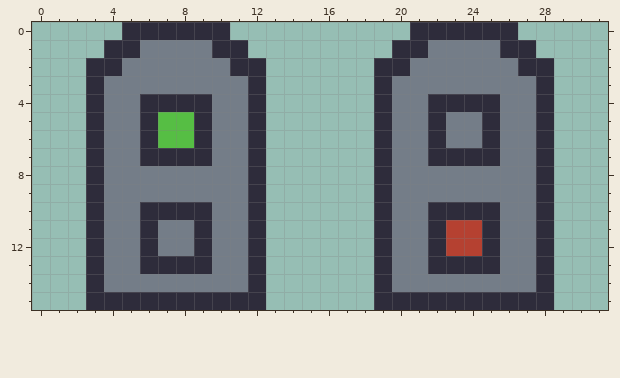
A pixel-art sprite gets an edit: zoo-escape/Assets/Images/SwitchButtons.png. Above is the file before it was changed.
The file is 32x16 pixels.
After the commit:
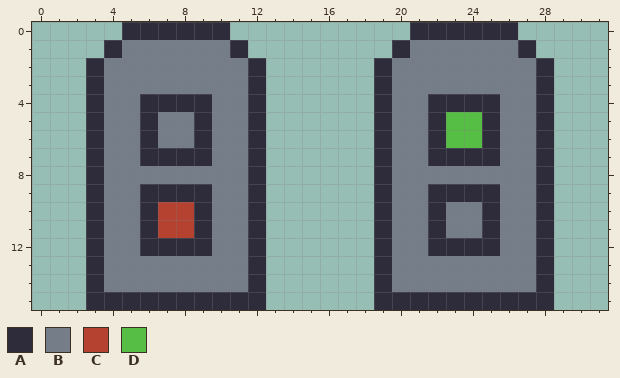
Palette (. is transparent): A #2e2c3b  B #747d88  C #b54131  D #56be44
The edit:
Changed rows in their new state; - is an unchanged pixel.
first column x 4:
 1 -B----B----------B----B-
 2 B------B--------B------B
 5 ---BB--------------DD---
 6 ---BB--------------DD---
 9 --AAAA------------AAAA--
10 ---CC--------------BB---
11 ---CC--------------BB---
12 ---AA--------------AA---
13 --BBBB------------BBBB--
